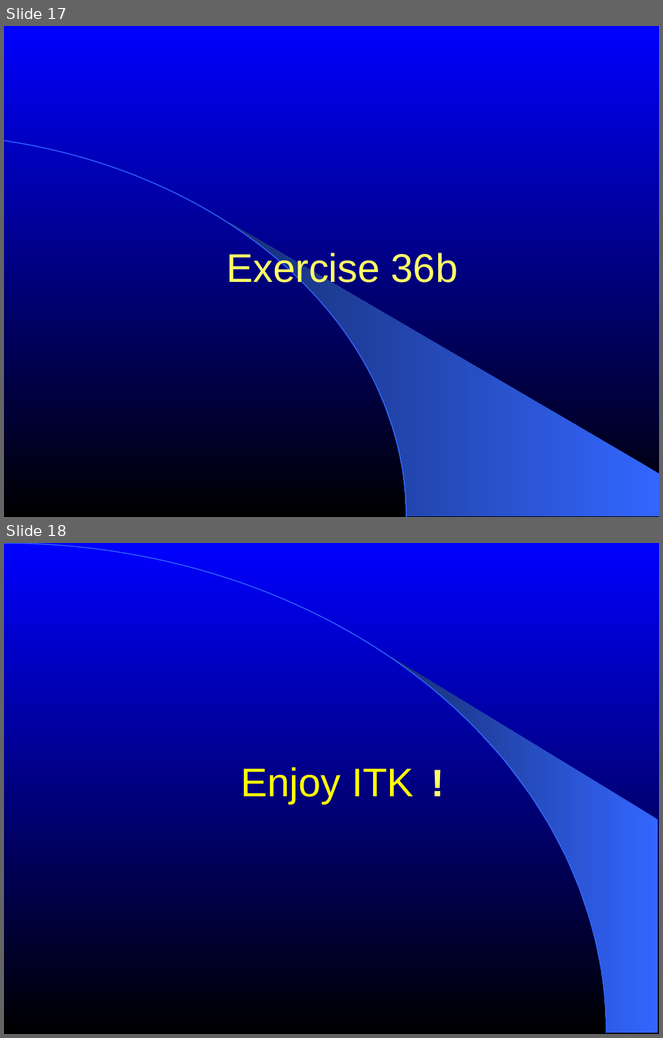
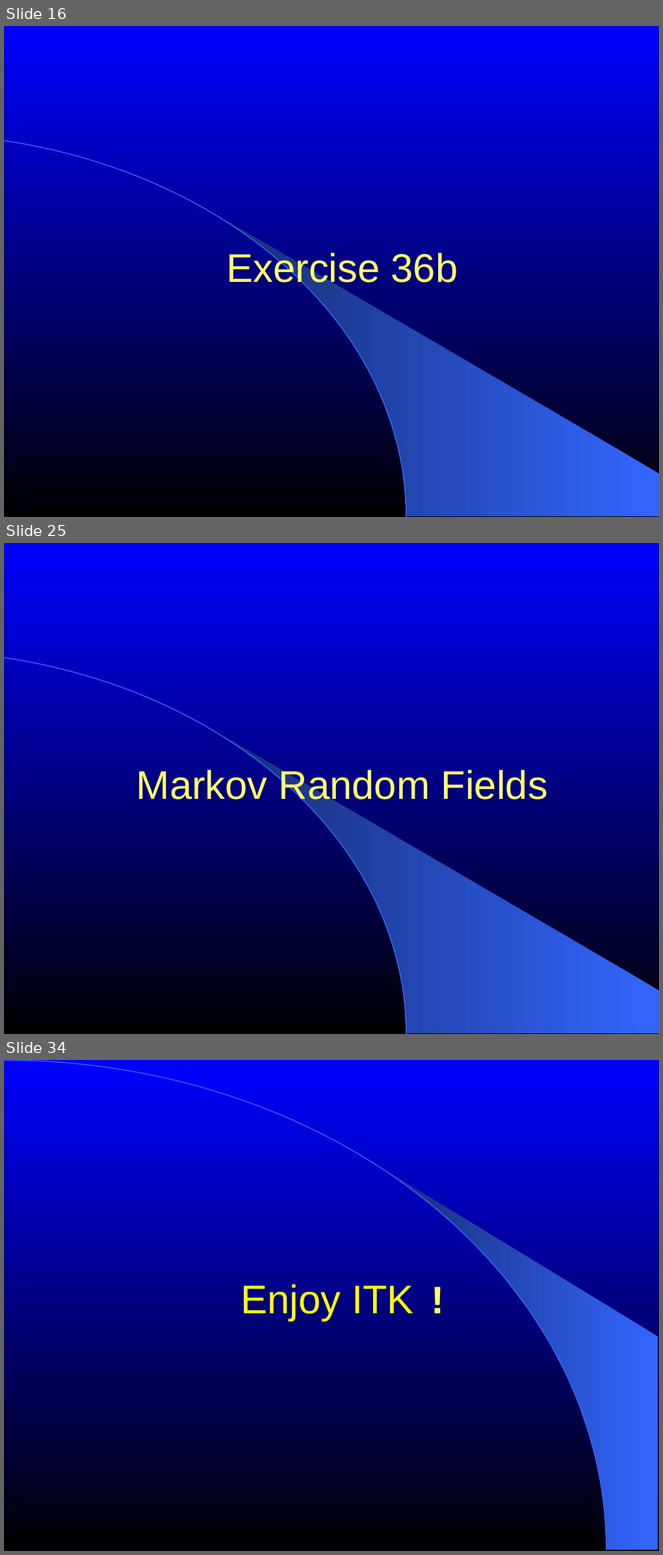
Before and after one commit to lheckemann/namic-sandbox, a slide deck: ITKAdvancedCourse/doc/presentations/Insight-StatisticalClassification.ppt. Shown one above the other, each under a label of ours: slides 17 and 18 before the commit, slides 16, 25 and 34 after it; the slides between them are not shown. The pictures are 663x1038 and 663x1555 pixels, drawn with LibreOffice and Linux fonts; fonts in the diff are those of the drawing. Boxes give left, top, right and bottom in pixels: in the first picture for what was removed or moved away, otherwise in the second. Text is boxed around its words. In the diff, an @@ line names an element or a change of style, - is before the commit and + after.

Commit message:
ENH: Completed the section on Markov Random Fields.

```diff
--- a/ITKAdvancedCourse/doc/presentations/Insight-StatisticalClassification.ppt
+++ b/ITKAdvancedCourse/doc/presentations/Insight-StatisticalClassification.ppt
@@ slide 25 added at [4, 543, 659, 1034], background gradient #0000FF to #000000; not listed: 2 template elements that a slide beside it also shows @@
@@ title added at [137, 767, 548, 807], 44 pt, text #FFFF66 @@
+Markov Random Fields
@@ what was slide 17 is now slide 16 @@
@@ what was slide 18 is now slide 34 @@
```
Also in this commit, not shown: 4 slides changed, 15 other slides added.
